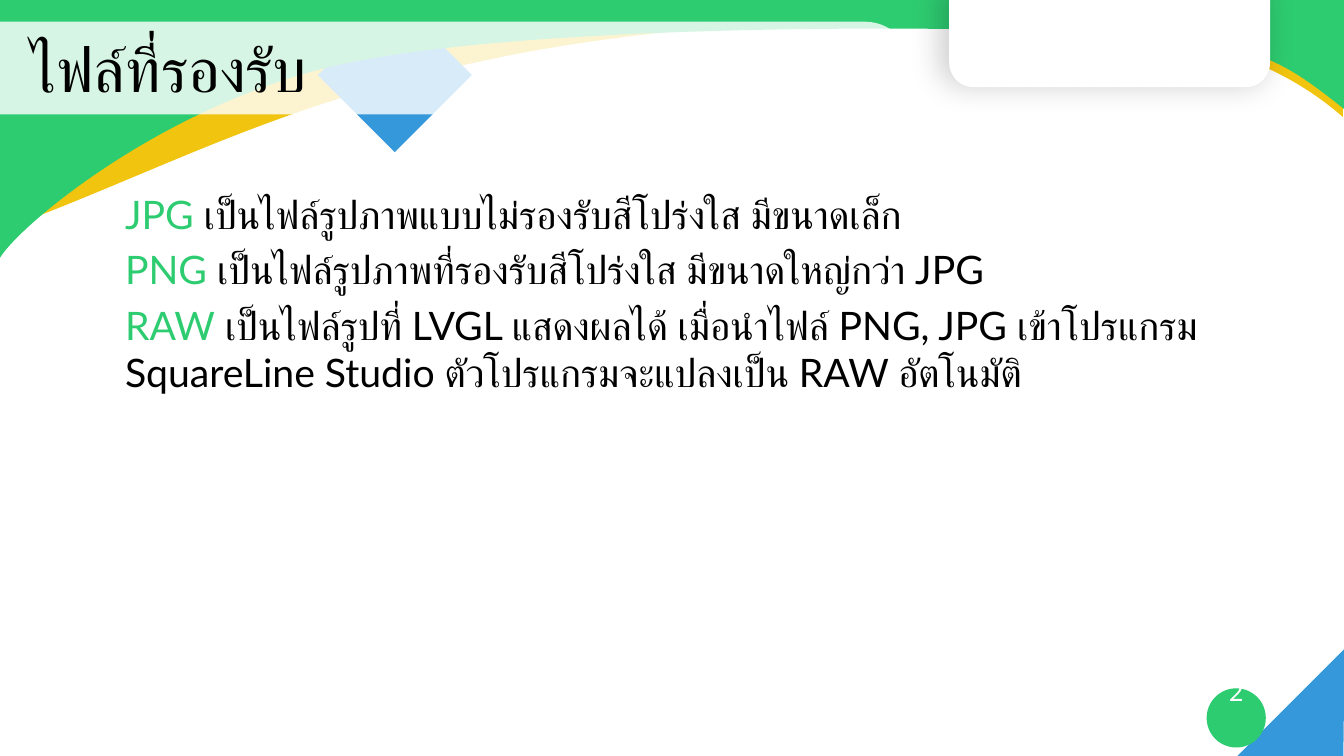
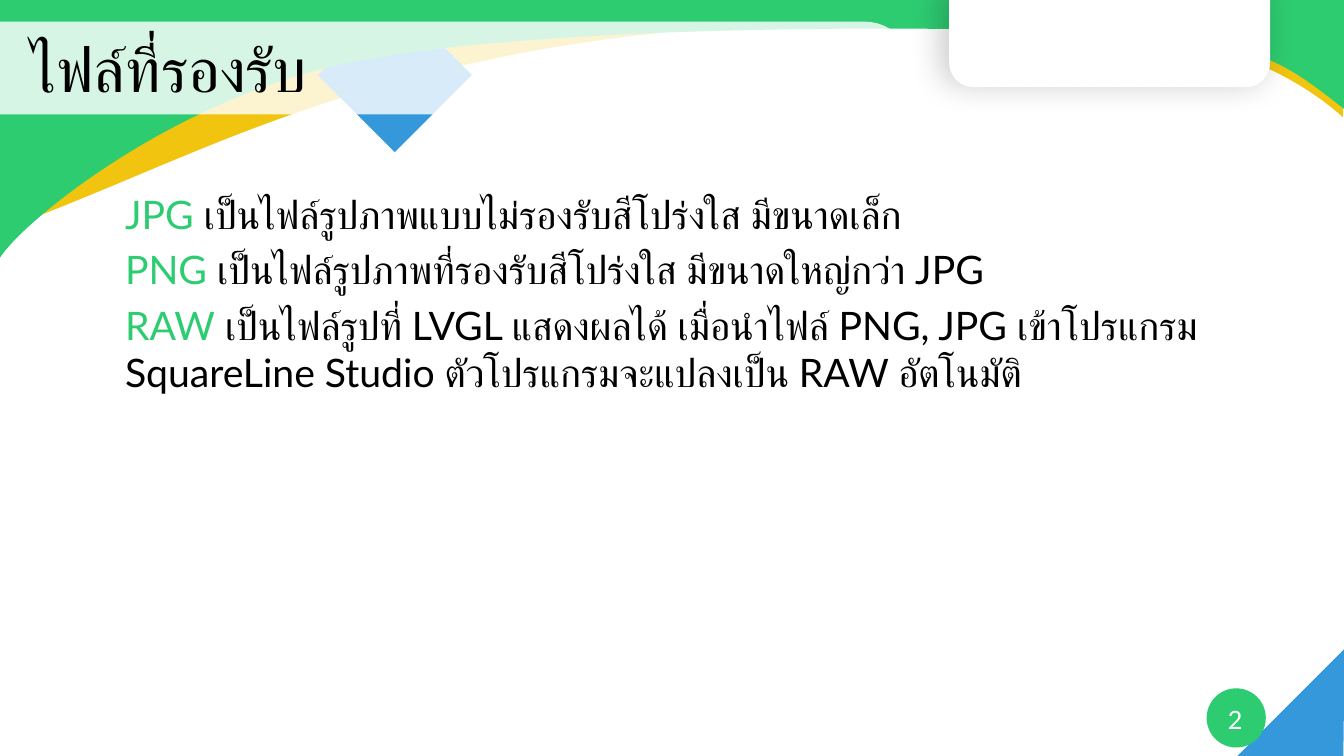
Before and after one commit to ArtronShop/ATD3.5-S3-Asset, a slide deck: slide 2 of Training/บทที่ 8 การใส่รูปภาพ (Image).pptx. Drawn at 1344x756 pixels with LibreOffice and Linux fonts; fonts in the diff are those of the drawing; background and template pictures are left out. Boxes give left, top, right and bottom in pixels: in the first picture for what was removed or moved away, otherwise in the second. Text is boxed around its words. In the diff, an @@ line names an element or a change of style, - is before the commit and + after.

```diff
--- a/Training/บทที่ 8 การใส่รูปภาพ (Image).pptx
+++ b/Training/บทที่ 8 การใส่รูปภาพ (Image).pptx
@@ page number rewrapped from [1229, 679, 1244, 705] to [1228, 710, 1243, 729] @@
```
Also in this commit, not shown: 1 other file.
